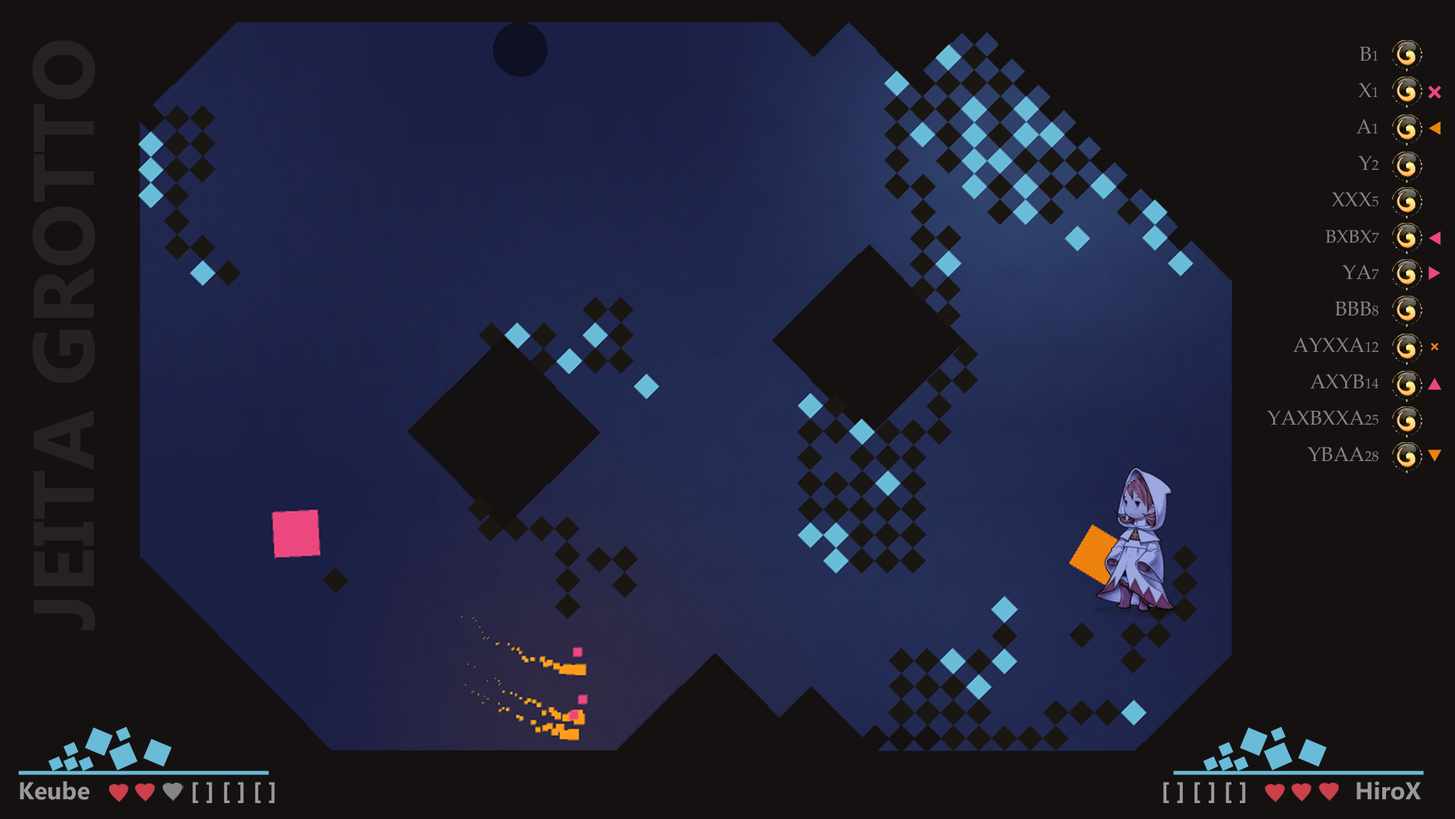
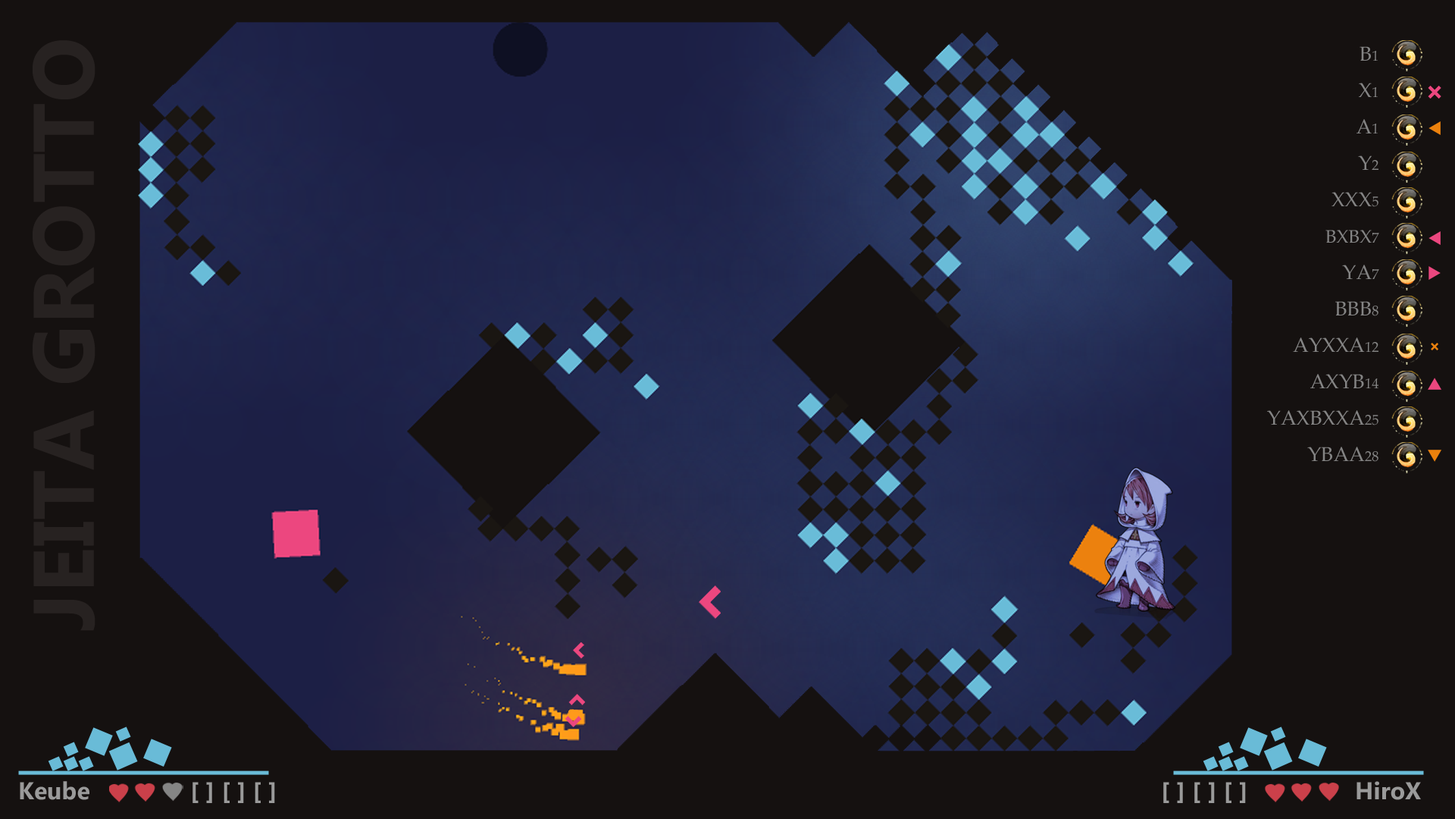
Layer changes from the first (1455, 819) image to the second:
added layer "Arrow copy 3" above "Arrow copy 2" over (564, 715, 582, 727)
added layer "Arrow copy 2" above "Arrow copy" over (568, 693, 586, 705)
added layer "Arrow copy" above "Arrow" over (573, 642, 585, 659)
added layer "Arrow" above "Shape 7 copy" over (698, 585, 721, 620)
added layer "Layer 4" above "Layer 0" over (568, 645, 590, 721)
